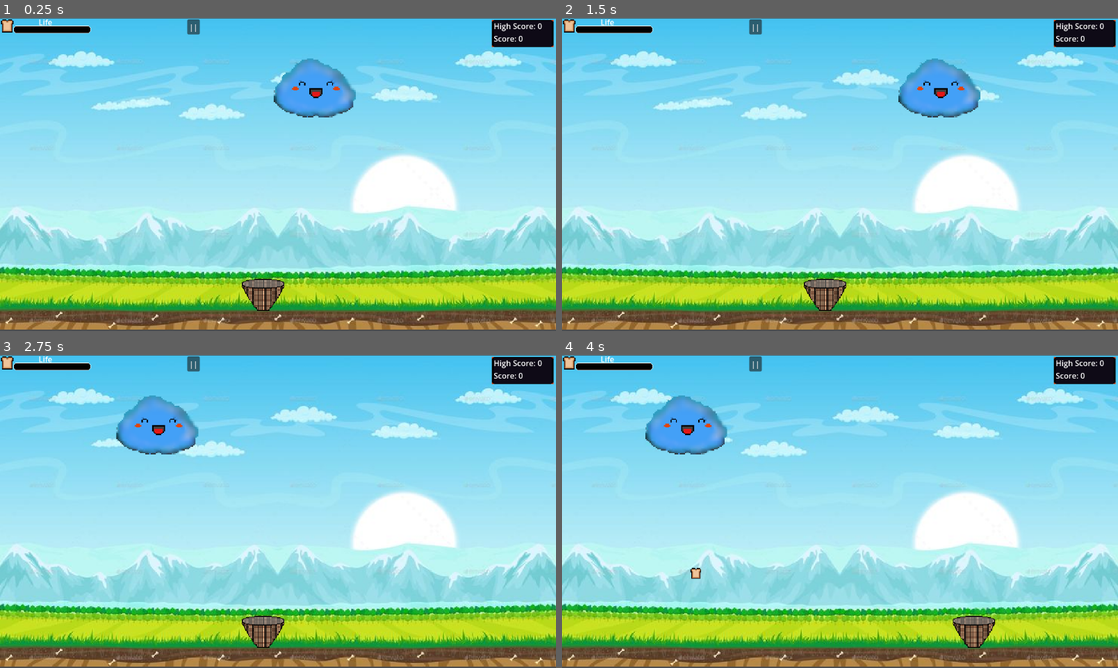
Above: before the commit, frames 1-4 (two rows, left to right).
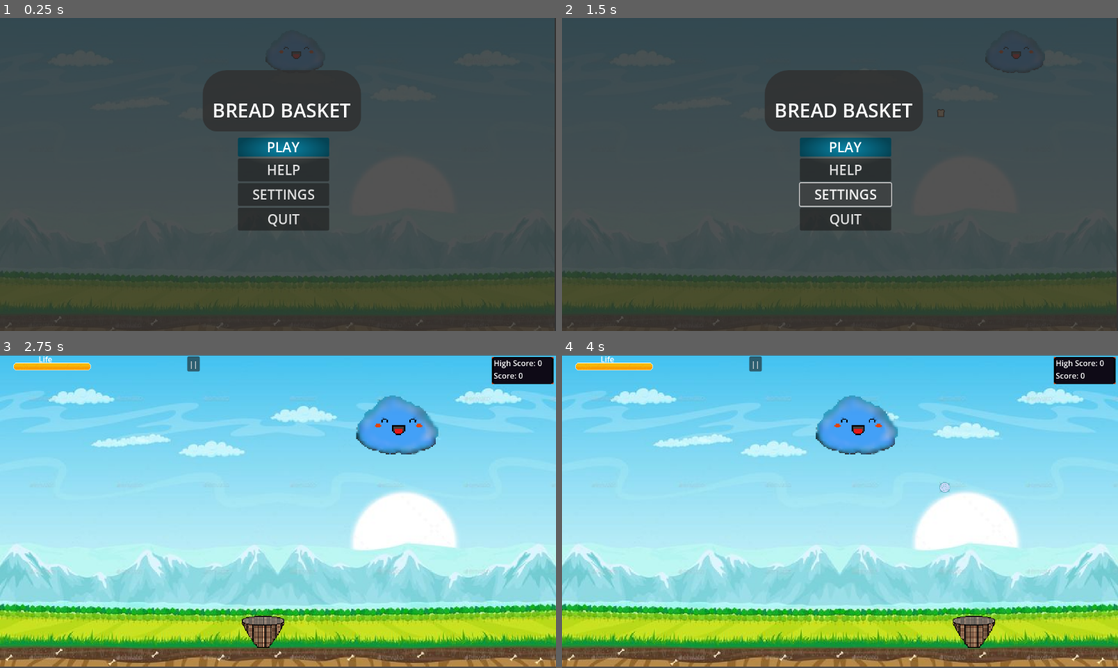
Above: after the commit, the same moments.

Repository: maltech0005-tech/Bread-Busket
Game: Godot game, scene res://scenes/Menu.tscn
Two runs of this game, one before a commit and one after it. Both use one fixed random seed, a clock stepped at 60 frames per second and the inputs below. Before the commit the project starts from res://scenes/game.tscn.
Inputs (mouse positions are in pixels of both pictures, inside the frame that each line leads up to):
- Up to frame 1 (0.25 s): no input
- Up to frame 2 (1.5 s): click (845, 171) at 0.5 s, where only the run after the commit has a clickable "HELP"; click (845, 193) at 1.25 s, where only the run after the commit has a clickable "SETTINGS"
- Up to frame 3 (2.75 s): click (283, 483) at 2 s, where only the run after the commit has a clickable "PLAY"
- Up to frame 4 (4 s): tap Enter at 2.75 s; hold Right (right) 2.78-3.53 s; tap Alt at 2.85 s; hold Down from 3.53 s (still down); tap Shift at 3.6 s

The runs differ from the first frame. In frame 1, 100% of the frame differs, in the area x 0-100%, y 0-100%; in frame 2, 100%; in frame 3, 4.5%; in frame 4, 4.6%.

Commit message:
finished up main menu, life logic, and gameover
now the basket accually dies😅 after 10 hit from hail, the cloud changes to a sad face when giving hail, the game now has a sleek main menu

Diff:
--- a/project.godot
+++ b/project.godot
@@ -11,9 +11,13 @@
 [application]
 
 config/name="Bread Basket"
-run/main_scene="uid://dagl2jsi6iqyj"
+run/main_scene="uid://bsuluvy5adh8"
 config/features=PackedStringArray("4.5", "GL Compatibility")
 config/icon="res://icon.svg"
+
+[autoload]
+
+GameManager="*res://script/GameManager.gd"
 
 [display]
 
--- /dev/null
+++ b/scenes/Menu.tscn
@@ -0,0 +1,132 @@
+[gd_scene load_steps=12 format=3 uid="uid://bsuluvy5adh8"]
+
+[ext_resource type="Script" uid="uid://ep24qojgd12r" path="res://script/menu.gd" id="1_11y2r"]
+[ext_resource type="Texture2D" uid="uid://c7ah4k5x5k3sn" path="res://assets/bg1.jpg" id="1_xdvgc"]
+[ext_resource type="PackedScene" uid="uid://cleun01lmmbk4" path="res://scenes/bread.tscn" id="2_jmdev"]
+[ext_resource type="PackedScene" uid="uid://chugoet7aphwn" path="res://scenes/hail.tscn" id="3_b6cxs"]
+[ext_resource type="PackedScene" uid="uid://b8oco0itoq06a" path="res://scenes/Menu_cloud.tscn" id="5_jmdev"]
+
+[sub_resource type="StyleBoxFlat" id="StyleBoxFlat_jmdev"]
+bg_color = Color(0.18431373, 0.18431373, 0.18431373, 0.827451)
+corner_radius_top_left = 50
+corner_radius_top_right = 50
+corner_radius_bottom_right = 30
+corner_radius_bottom_left = 30
+
+[sub_resource type="StyleBoxFlat" id="StyleBoxFlat_b6cxs"]
+bg_color = Color(0.018020056, 0.26180276, 0.32753283, 1)
+corner_radius_top_left = 3
+corner_radius_top_right = 3
+corner_radius_bottom_right = 3
+corner_radius_bottom_left = 3
+
+[sub_resource type="StyleBoxFlat" id="StyleBoxFlat_1abgu"]
+bg_color = Color(0.019607844, 0.2627451, 0.3529412, 1)
+corner_radius_top_left = 3
+corner_radius_top_right = 3
+corner_radius_bottom_right = 3
+corner_radius_bottom_left = 3
+
+[sub_resource type="StyleBoxFlat" id="StyleBoxFlat_yt8fu"]
+bg_color = Color(0.054740593, 0.44578665, 0.5509865, 1)
+corner_radius_top_left = 3
+corner_radius_top_right = 3
+corner_radius_bottom_right = 3
+corner_radius_bottom_left = 3
+
+[sub_resource type="Gradient" id="Gradient_4umqm"]
+offsets = PackedFloat32Array(0.009009009, 1)
+colors = PackedColorArray(1, 1, 1, 1, 0, 0, 0, 1)
+
+[sub_resource type="GradientTexture2D" id="GradientTexture2D_pp5m5"]
+gradient = SubResource("Gradient_4umqm")
+fill = 1
+fill_from = Vector2(0.5, 0.5)
+fill_to = Vector2(0.5, 0)
+
+[node name="Menu" type="Node2D"]
+script = ExtResource("1_11y2r")
+bread = ExtResource("2_jmdev")
+hail = ExtResource("3_b6cxs")
+
+[node name="bg" type="Sprite2D" parent="."]
+z_index = -10
+position = Vector2(573.00006, 326)
+scale = Vector2(1.5652175, 1.5893719)
+texture = ExtResource("1_xdvgc")
+
+[node name="MenuCloud" parent="." instance=ExtResource("5_jmdev")]
+position = Vector2(550, 77)
+
+[node name="spawn_timer" type="Timer" parent="."]
+
+[node name="hail_timer" type="Timer" parent="."]
+
+[node name="ColorRect" type="ColorRect" parent="."]
+z_index = 1
+offset_left = -3.0
+offset_top = -4.0
+offset_right = 1159.0
+offset_bottom = 654.0
+color = Color(0.18431373, 0.18431373, 0.18431373, 0.827451)
+
+[node name="GameLabel" type="RichTextLabel" parent="ColorRect"]
+layout_mode = 1
+anchors_preset = -1
+anchor_right = 0.201
+anchor_bottom = 0.061000004
+offset_left = 423.0
+offset_top = 112.0
+offset_right = 517.438
+offset_bottom = 198.862
+theme_override_font_sizes/normal_font_size = 40
+theme_override_font_sizes/bold_font_size = 40
+theme_override_font_sizes/bold_italics_font_size = 40
+theme_override_font_sizes/italics_font_size = 40
+theme_override_font_sizes/mono_font_size = 40
+theme_override_styles/normal = SubResource("StyleBoxFlat_jmdev")
+text = "
+  BREAD BASKET
+"
+
+[node name="Menu_Container" type="VBoxContainer" parent="ColorRect"]
+layout_mode = 0
+offset_left = 496.17352
+offset_top = 252.04877
+offset_right = 686.0
+offset_bottom = 452.04877
+
+[node name="Play" type="Button" parent="ColorRect/Menu_Container"]
+layout_mode = 2
+theme_override_font_sizes/font_size = 28
+theme_override_styles/normal = SubResource("StyleBoxFlat_b6cxs")
+theme_override_styles/pressed = SubResource("StyleBoxFlat_1abgu")
+theme_override_styles/hover = SubResource("StyleBoxFlat_yt8fu")
+text = "PLAY"
+
+[node name="PointLight2D" type="PointLight2D" parent="ColorRect/Menu_Container/Play"]
+position = Vector2(-184.51729, 23.451244)
+scale = Vector2(3.109375, 1.1406254)
+texture = SubResource("GradientTexture2D_pp5m5")
+offset = Vector2(90, 0)
+
+[node name="Help" type="Button" parent="ColorRect/Menu_Container"]
+layout_mode = 2
+theme_override_font_sizes/font_size = 28
+text = "HELP"
+
+[node name="Settings" type="Button" parent="ColorRect/Menu_Container"]
+layout_mode = 2
+theme_override_font_sizes/font_size = 28
+text = "SETTINGS"
+
+[node name="Quit" type="Button" parent="ColorRect/Menu_Container"]
+layout_mode = 2
+theme_override_font_sizes/font_size = 28
+text = "QUIT"
+
+[connection signal="timeout" from="spawn_timer" to="." method="_on_spawn_timer_timeout"]
+[connection signal="pressed" from="ColorRect/Menu_Container/Play" to="." method="_on_play_pressed"]
+[connection signal="pressed" from="ColorRect/Menu_Container/Help" to="." method="_on_help_pressed"]
+[connection signal="pressed" from="ColorRect/Menu_Container/Settings" to="." method="_on_settings_pressed"]
+[connection signal="pressed" from="ColorRect/Menu_Container/Quit" to="." method="_on_quit_pressed"]
--- /dev/null
+++ b/scenes/Menu_cloud.tscn
@@ -0,0 +1,54 @@
+[gd_scene load_steps=8 format=3 uid="uid://b8oco0itoq06a"]
+
+[ext_resource type="Script" uid="uid://dltenwcmlma0r" path="res://script/menu_cloud.gd" id="1_08ewj"]
+[ext_resource type="Texture2D" uid="uid://nqxp4my6vnoj" path="res://assets/cloud_happy.png" id="2_27cwu"]
+[ext_resource type="Texture2D" uid="uid://cr1a50yywhvlx" path="res://assets/cloud_sad.png" id="3_2g14j"]
+
+[sub_resource type="CircleShape2D" id="CircleShape2D_nylke"]
+radius = 51.009804
+
+[sub_resource type="AtlasTexture" id="AtlasTexture_fubt3"]
+atlas = ExtResource("2_27cwu")
+region = Rect2(0, 0, 64, 64)
+
+[sub_resource type="AtlasTexture" id="AtlasTexture_sk0fm"]
+atlas = ExtResource("3_2g14j")
+region = Rect2(0, 0, 64, 64)
+
+[sub_resource type="SpriteFrames" id="SpriteFrames_f54ej"]
+animations = [{
+"frames": [{
+"duration": 1.0,
+"texture": SubResource("AtlasTexture_fubt3")
+}],
+"loop": true,
+"name": &"happy",
+"speed": 5.0
+}, {
+"frames": [{
+"duration": 1.0,
+"texture": SubResource("AtlasTexture_sk0fm")
+}],
+"loop": true,
+"name": &"sad",
+"speed": 5.0
+}]
+
+[node name="MenuCloud" type="CharacterBody2D"]
+script = ExtResource("1_08ewj")
+
+[node name="CollisionShape2D" type="CollisionShape2D" parent="."]
+shape = SubResource("CircleShape2D_nylke")
+
+[node name="sprite" type="AnimatedSprite2D" parent="."]
+position = Vector2(-1, 0)
+scale = Vector2(2, 1.9375)
+sprite_frames = SubResource("SpriteFrames_f54ej")
+animation = &"happy"
+autoplay = "happy"
+
+[node name="random_timer" type="Timer" parent="."]
+
+[node name="spawn_timer" type="Timer" parent="."]
+
+[node name="hail_face_timer" type="Timer" parent="."]
--- a/scenes/basket.tscn
+++ b/scenes/basket.tscn
@@ -39,3 +39,5 @@
 [node name="CollisionShape2D" type="CollisionShape2D" parent="Area2D"]
 position = Vector2(0, -1)
 shape = SubResource("CircleShape2D_idgsc")
+
+[connection signal="area_entered" from="Area2D" to="." method="_on_area_2d_area_entered"]
--- a/scenes/bread.tscn
+++ b/scenes/bread.tscn
@@ -36,7 +36,7 @@
 [node name="Bread" type="Area2D"]
 script = ExtResource("1_16yqp")
 
-[node name="Sprite2D" type="AnimatedSprite2D" parent="."]
+[node name="Sprite" type="AnimatedSprite2D" parent="."]
 sprite_frames = SubResource("SpriteFrames_i0r6r")
 animation = &"bread"
 autoplay = "bread"
--- a/scenes/cloud.tscn
+++ b/scenes/cloud.tscn
@@ -40,10 +40,9 @@
 bread = ExtResource("2_fubt3")
 
 [node name="CollisionShape2D" type="CollisionShape2D" parent="."]
-visible = false
 shape = SubResource("CircleShape2D_2kyfr")
 
-[node name="AnimatedSprite2D" type="AnimatedSprite2D" parent="."]
+[node name="sprite" type="AnimatedSprite2D" parent="."]
 position = Vector2(-1, 0)
 scale = Vector2(2, 1.9375)
 sprite_frames = SubResource("SpriteFrames_6omnh")
@@ -54,5 +53,8 @@
 
 [node name="spawn_timer" type="Timer" parent="."]
 
+[node name="hail_face_timer" type="Timer" parent="."]
+
 [connection signal="timeout" from="random_timer" to="." method="_on_random_timer_timeout"]
 [connection signal="timeout" from="spawn_timer" to="." method="_on_spawn_timer_timeout"]
+[connection signal="timeout" from="hail_face_timer" to="." method="_on_hail_face_timer_timeout"]
--- a/scenes/game.gd
+++ b/scenes/game.gd
@@ -1,13 +1,21 @@
 extends Node2D
 @export var bread: PackedScene
+@export var hail: PackedScene
 @onready var spawn_timer: Timer = $spawn_timer
+@onready var hail_timer: Timer = $hail_timer
+@onready var game_over: Node2D = $CanvasLayer/GameOver
+@onready var life_value: AnimatedSprite2D = $CanvasLayer/life_value
 
 var cloud = null
+var basket = null
 
 # Called when the node enters the scene tree for the first time.
 func _ready() -> void:
+	add_to_group("game")
 	cloud=get_tree().get_first_node_in_group("cloud")
-	spawn_timer.start(randf_range(1, 3))
+	basket=get_tree().get_first_node_in_group("basket")
+	spawn_timer.start(randf_range(0.8, 1.5))
+	hail_timer.start(randf_range(0.8, 1.5))
 
 # Called every frame. 'delta' is the elapsed time since the previous frame.
 func _process(_delta: float) -> void:
@@ -20,7 +28,62 @@
 	Input.action_press("right")
 
 func _on_spawn_timer_timeout() -> void:
-	var bread_spawn = bread.instantiate()
-	cloud=get_tree().get_first_node_in_group("cloud")
-	bread_spawn.global_position=cloud.global_position
-	add_child(bread_spawn)
+	var choice = randf_range(1, 5)
+	if choice<3:
+		var bread_spawn = bread.instantiate()
+		cloud=get_tree().get_first_node_in_group("cloud")
+		bread_spawn.global_position=cloud.global_position
+		add_child(bread_spawn)
+	else:
+		var hail_spawn = hail.instantiate()
+		cloud=get_tree().get_first_node_in_group("cloud")
+		cloud.hail_face()
+		hail_spawn.global_position=cloud.global_position
+		add_child(hail_spawn)
+
+func _on_hail_timer_timeout() -> void:
+	pass
+
+func check_gameover():
+	basket=get_tree().get_first_node_in_group("basket")
+	var life = basket.life
+	if life==0:
+		get_tree().paused=true
+		game_over.visible=true
+
+func _on_help_pressed() -> void:
+	pass # Replace with function body.
+
+
+func _on_quit_pressed() -> void:
+	get_tree().paused=false
+	get_tree().change_scene_to_file("res://scenes/Menu.tscn")
+
+func _on_restart_pressed() -> void:
+	get_tree().reload_current_scene()
+
+func check_life():
+	basket=get_tree().get_first_node_in_group("basket")
+	var life = basket.life
+	if life == 10:
+		life_value.play("10")
+	elif life == 9:
+		life_value.play("9")
+	elif life == 8:
+		life_value.play("8")
+	elif life == 7:
+		life_value.play("7")
+	elif life == 6:
+		life_value.play("6")
+	elif life == 5:
+		life_value.play("5")
+	elif life == 4:
+		life_value.play("4")
+	elif life == 3:
+		life_value.play("3")
+	elif life == 2:
+		life_value.play("2")
+	elif life == 1:
+		life_value.play("1")
+	elif life == 0:
+		life_value.play("0")
--- a/scenes/game.tscn
+++ b/scenes/game.tscn
@@ -3,12 +3,12 @@
 [ext_resource type="Texture2D" uid="uid://c7ah4k5x5k3sn" path="res://assets/bg1.jpg" id="1_iywne"]
 [ext_resource type="Script" uid="uid://cy0riad6dssft" path="res://scenes/game.gd" id="1_p57ef"]
 [ext_resource type="PackedScene" uid="uid://drk5hxkm1vgwx" path="res://scenes/basket.tscn" id="2_p57ef"]
+[ext_resource type="PackedScene" uid="uid://chugoet7aphwn" path="res://scenes/hail.tscn" id="3_kvpfn"]
 [ext_resource type="PackedScene" uid="uid://brk5ornw4rseq" path="res://scenes/cloud.tscn" id="3_u5sy4"]
 [ext_resource type="Texture2D" uid="uid://padcejxo8i70" path="res://assets/left_button.png" id="4_gee14"]
 [ext_resource type="Texture2D" uid="uid://dttb1btw7l5qc" path="res://assets/playbutton.png" id="5_0tnpc"]
 [ext_resource type="PackedScene" uid="uid://cleun01lmmbk4" path="res://scenes/bread.tscn" id="7_u5sy4"]
 [ext_resource type="Texture2D" uid="uid://cr6kig2f1uuna" path="res://assets/Bread_meter.png" id="8_0tnpc"]
-[ext_resource type="Texture2D" uid="uid://f4cy2l1abf1x" path="res://assets/bread.png" id="9_vtaks"]
 [ext_resource type="Texture2D" uid="uid://c7816hp1smcp1" path="res://assets/stats_board.png" id="10_vtaks"]
 
 [sub_resource type="WorldBoundaryShape2D" id="WorldBoundaryShape2D_jyhfs"]
@@ -189,6 +189,7 @@
 [node name="game" type="Node2D"]
 script = ExtResource("1_p57ef")
 bread = ExtResource("7_u5sy4")
+hail = ExtResource("3_kvpfn")
 
 [node name="bg" type="Sprite2D" parent="."]
 position = Vector2(418, 232.00002)
@@ -219,6 +220,8 @@
 position = Vector2(402, 110)
 
 [node name="spawn_timer" type="Timer" parent="."]
+
+[node name="hail_timer" type="Timer" parent="."]
 
 [node name="CanvasLayer" type="CanvasLayer" parent="."]
 
@@ -247,15 +250,14 @@
 icon = ExtResource("5_0tnpc")
 icon_alignment = 2
 
-[node name="AnimatedSprite2D" type="AnimatedSprite2D" parent="CanvasLayer"]
+[node name="life_value" type="AnimatedSprite2D" parent="CanvasLayer"]
 position = Vector2(107.700745, 23.941353)
 sprite_frames = SubResource("SpriteFrames_37s47")
-animation = &"0"
+animation = &"10"
 
 [node name="Sprite2D" type="Sprite2D" parent="CanvasLayer"]
 position = Vector2(15.000003, 16.5)
 scale = Vector2(1.625, 1.6875)
-texture = ExtResource("9_vtaks")
 
 [node name="Label" type="Label" parent="CanvasLayer"]
 offset_left = 80.0
@@ -284,6 +286,48 @@
 offset_bottom = 34.129395
 text = "||"
 
+[node name="GameOver" type="Node2D" parent="CanvasLayer"]
+process_mode = 3
+visible = false
+
+[node name="ColorRect" type="ColorRect" parent="CanvasLayer/GameOver"]
+offset_left = -3.0
+offset_top = -4.0
+offset_right = 1163.0
+offset_bottom = 654.0
+color = Color(0.18431373, 0.18431373, 0.18431373, 0.827451)
+
+[node name="GameOver" type="Label" parent="CanvasLayer/GameOver"]
+offset_left = 483.0
+offset_top = 255.0
+offset_right = 643.0
+offset_bottom = 294.0
+theme_override_font_sizes/font_size = 28
+text = "GAME OVER"
+horizontal_alignment = 1
+
+[node name="gameoverContainer" type="VBoxContainer" parent="CanvasLayer/GameOver"]
+offset_left = 510.0
+offset_top = 319.0
+offset_right = 628.0
+offset_bottom = 420.0
+
+[node name="Restart" type="Button" parent="CanvasLayer/GameOver/gameoverContainer"]
+layout_mode = 2
+text = "RESTART"
+
+[node name="Help" type="Button" parent="CanvasLayer/GameOver/gameoverContainer"]
+layout_mode = 2
+text = "HELP"
+
+[node name="Quit" type="Button" parent="CanvasLayer/GameOver/gameoverContainer"]
+layout_mode = 2
+text = "QUIT"
+
 [connection signal="timeout" from="spawn_timer" to="." method="_on_spawn_timer_timeout"]
+[connection signal="timeout" from="hail_timer" to="." method="_on_hail_timer_timeout"]
 [connection signal="pressed" from="CanvasLayer/left" to="." method="_on_left_pressed"]
 [connection signal="pressed" from="CanvasLayer/right" to="." method="_on_right_pressed"]
+[connection signal="pressed" from="CanvasLayer/GameOver/gameoverContainer/Restart" to="." method="_on_restart_pressed"]
+[connection signal="pressed" from="CanvasLayer/GameOver/gameoverContainer/Help" to="." method="_on_help_pressed"]
+[connection signal="pressed" from="CanvasLayer/GameOver/gameoverContainer/Quit" to="." method="_on_quit_pressed"]
--- a/scenes/hail.tscn
+++ b/scenes/hail.tscn
@@ -1,16 +1,18 @@
-[gd_scene load_steps=3 format=3 uid="uid://chugoet7aphwn"]
+[gd_scene load_steps=4 format=3 uid="uid://chugoet7aphwn"]
 
+[ext_resource type="Script" uid="uid://cipmltxta1f04" path="res://script/hail.gd" id="1_aakib"]
 [ext_resource type="Texture2D" uid="uid://bpk3eyt32x8gl" path="res://assets/hail.png" id="1_i17hj"]
 
 [sub_resource type="CircleShape2D" id="CircleShape2D_i17hj"]
 radius = 11.0
 
-[node name="Hail" type="Node2D"]
+[node name="Area2D" type="Area2D"]
+script = ExtResource("1_aakib")
 
-[node name="Area2D" type="Area2D" parent="."]
-
-[node name="Sprite2D" type="Sprite2D" parent="Area2D"]
+[node name="Sprite2D" type="Sprite2D" parent="."]
 texture = ExtResource("1_i17hj")
 
-[node name="CollisionShape2D" type="CollisionShape2D" parent="Area2D"]
+[node name="CollisionShape2D" type="CollisionShape2D" parent="."]
 shape = SubResource("CircleShape2D_i17hj")
+
+[connection signal="body_entered" from="." to="." method="_on_body_entered"]
--- /dev/null
+++ b/script/GameManager.gd
@@ -0,0 +1,13 @@
+extends Node
+
+
+# Called when the node enters the scene tree for the first time.
+func _ready() -> void:
+	pass # Replace with function body.
+
+# Called every frame. 'delta' is the elapsed time since the previous frame.
+func _process(delta: float) -> void:
+	pass
+
+func save_data():
+	pass
--- a/script/basket.gd
+++ b/script/basket.gd
@@ -2,9 +2,13 @@
 
 const SPEED = 300.0
 const JUMP_VELOCITY = -400.0
+var life = 10
+
+var game = null
 
 func _ready() -> void:
 	add_to_group("basket")
+	game=get_tree().get_first_node_in_group("game")
 
 func _physics_process(_delta: float) -> void:
 
@@ -15,3 +19,13 @@
 		velocity.x = move_toward(velocity.x, 0, SPEED)
 
 	move_and_slide()
+
+func _on_area_2d_area_entered(area: Area2D) -> void:
+	if area.is_in_group("hail"):
+		if life>0:
+			life-=1
+			game=get_tree().get_first_node_in_group("game")
+			game.check_life()
+			game.check_gameover()
+		else:
+			game.check_gameover()
--- a/script/bread.gd
+++ b/script/bread.gd
@@ -1,4 +1,5 @@
 extends Node2D
+@onready var sprite: AnimatedSprite2D = $Sprite
 
 var Speed = 200
 
@@ -12,12 +13,5 @@
 	if body.is_in_group("basket"):
 		queue_free()
 
-#func _on_body_shape_entered(_body_rid: RID, body: Node2D, _body_shape_index: int, _local_shape_index: int) -> void:
-	#if body.is_in_group("basket"):
-		#print("2")
-		#queue_free()
-
-#func _on_area_shape_entered(area_rid: RID, area: Area2D, area_shape_index: int, local_shape_index: int) -> void:
-	#if area.is_in_group("basket"):
-		#print("1")
-		#queue_free()
+func make_hail():
+	sprite.play("hail")
--- a/script/cloud.gd
+++ b/script/cloud.gd
@@ -3,6 +3,8 @@
 @onready var random_timer: Timer = $random_timer
 @onready var spawn_timer: Timer = $spawn_timer
 @export var bread: PackedScene
+@onready var sprite: AnimatedSprite2D = $sprite
+@onready var hail_face_timer: Timer = $hail_face_timer
 
 const JUMP_VELOCITY = -400.0
 var init_pos: Vector2
@@ -37,3 +39,10 @@
 	#var bread_spawn = bread.instantiate()
 	#bread_spawn.global_position=Vector2.ZERO
 	#add_child(bread_spawn)
+
+func hail_face():
+	sprite.play("sad")
+	hail_face_timer.start(0.4)
+
+func _on_hail_face_timer_timeout() -> void:
+	sprite.play("happy")
--- /dev/null
+++ b/script/hail.gd
@@ -0,0 +1,15 @@
+extends Area2D
+
+var Speed =  200
+
+# Called when the node enters the scene tree for the first time.
+func _ready() -> void:
+	add_to_group("hail")
+
+# Called every frame. 'delta' is the elapsed time since the previous frame.
+func _process(delta: float) -> void:
+	global_position.y+=Speed*delta
+
+func _on_body_entered(body: Node2D) -> void:
+	if body.is_in_group("basket"):
+		queue_free()
--- /dev/null
+++ b/script/menu.gd
@@ -0,0 +1,37 @@
+extends Node2D
+@export var bread: PackedScene
+@export var hail: PackedScene
+@onready var spawn_timer: Timer = $spawn_timer
+@onready var hail_timer: Timer = $hail_timer
+
+var cloud=null
+
+func _ready() -> void:
+	spawn_timer.start(randf_range(0.8, 1.5))
+	hail_timer.start(randf_range(0.8, 1.5))
+
+func _on_play_pressed() -> void:
+	get_tree().change_scene_to_file("res://scenes/game.tscn")
+
+func _on_help_pressed() -> void:
+	pass # Replace with function body.
+
+func _on_settings_pressed() -> void:
+	pass # Replace with function body.
+
+func _on_quit_pressed() -> void:
+	get_tree().quit()
+
+func _on_spawn_timer_timeout() -> void:
+	var choice = randf_range(1, 5)
+	if choice<3:
+		var bread_spawn = bread.instantiate()
+		cloud=get_tree().get_first_node_in_group("menu_cloud")
+		bread_spawn.global_position=cloud.global_position
+		add_child(bread_spawn)
+	else:
+		var hail_spawn = hail.instantiate()
+		cloud=get_tree().get_first_node_in_group("menu_cloud")
+		cloud.hail_face()
+		hail_spawn.global_position=cloud.global_position
+		add_child(hail_spawn)
--- /dev/null
+++ b/script/menu_cloud.gd
@@ -0,0 +1,48 @@
+extends CharacterBody2D
+
+@onready var random_timer: Timer = $random_timer
+@onready var spawn_timer: Timer = $spawn_timer
+@export var bread: PackedScene
+@onready var sprite: AnimatedSprite2D = $sprite
+@onready var hail_face_timer: Timer = $hail_face_timer
+
+const JUMP_VELOCITY = -400.0
+var init_pos: Vector2
+
+var direction: int = -1
+var speed = 3.0
+var computing = false
+
+func _ready() -> void:
+	add_to_group("menu_cloud")
+	init_pos =global_position
+	rand_move()
+	spawn_timer.start(3)
+
+func _physics_process(_delta: float) -> void:
+	if position.x<70:
+		direction=1
+	if position.x>1080:
+		direction=-1
+	velocity.x=direction*speed
+	move_and_slide()
+
+func rand_move():
+	direction=[-1, 1].pick_random()
+	speed = randf_range(150, 300)
+	random_timer.start(randf_range(2.0,4.0))
+
+func _on_random_timer_timeout() -> void:
+	rand_move()
+
+#func _on_spawn_timer_timeout() -> void:
+	#var bread_spawn = bread.instantiate()
+	#bread_spawn.global_position=Vector2.ZERO
+	#add_child(bread_spawn)
+
+func hail_face():
+	sprite.play("sad")
+	hail_face_timer.start(0.4)
+
+func _on_hail_face_timer_timeout() -> void:
+	sprite.play("happy")
Not shown, added: script/GameManager.gd.uid
Not shown, added: script/hail.gd.uid
Not shown, added: script/menu.gd.uid
Not shown, added: script/menu_cloud.gd.uid
Not shown, added: scenes/game.tscn9716849198.tmp
Not shown, added: scenes/game.tscn9734103648.tmp
